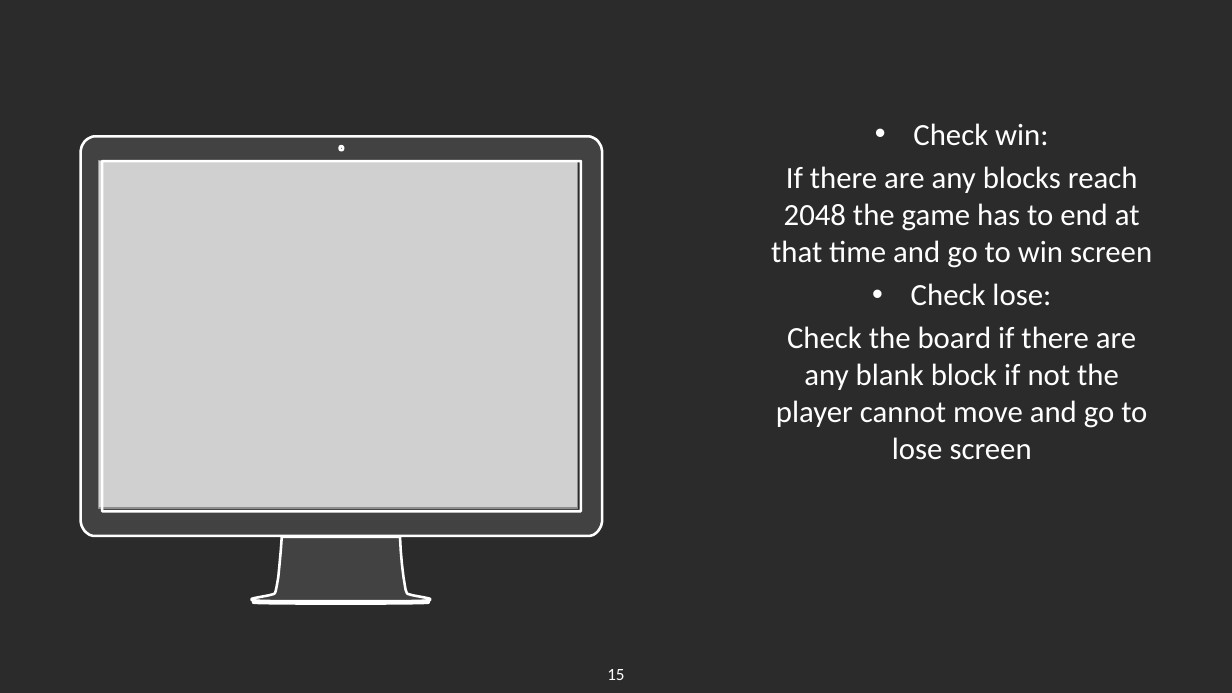
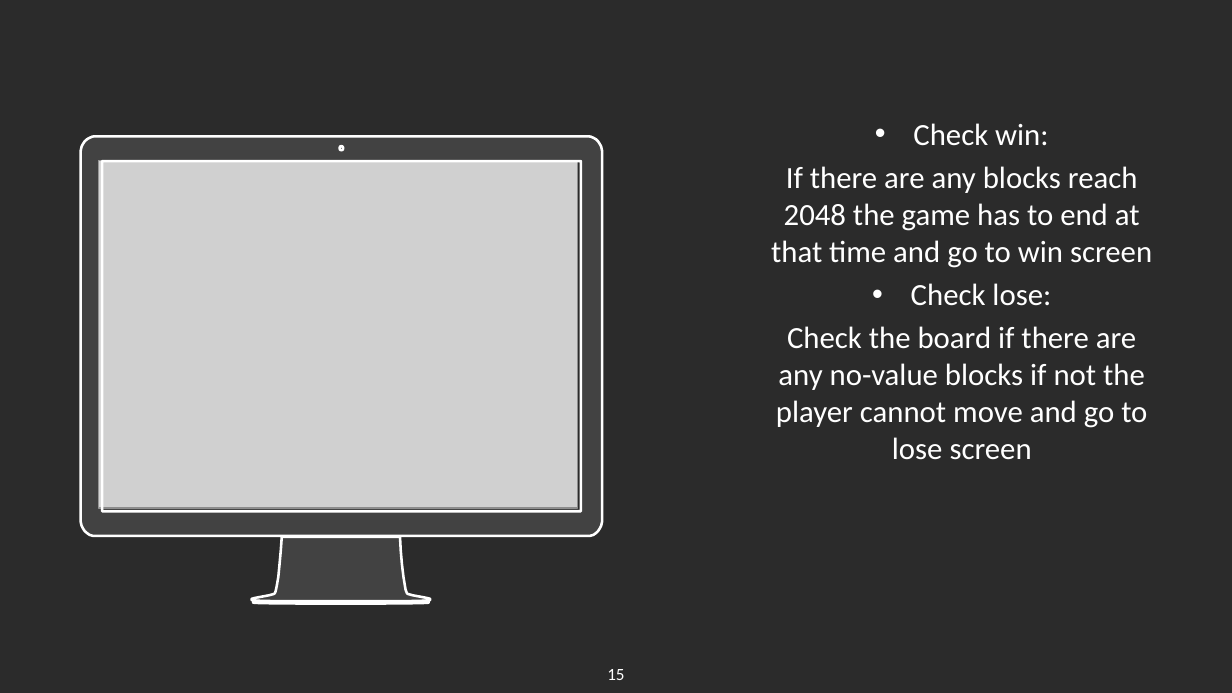
Before and after one commit to serema12/2048-Game, a slide deck: slide 15 of DSA_Presentation.pptx. Drawn at 1232x693 pixels with LibreOffice and Linux fonts; fonts in the diff are those of the drawing; grey boxes stand for pictures; background and template pictures are left out; a plain dark background stands for a picture behind light text. Boxes give left, top, right and bottom in pixels: in the first picture for what was removed or moved away, otherwise in the second. Text is boxed around its words. In the diff, an @@ line names an element or a change of style, - is before the commit and + after.

```diff
--- a/DSA_Presentation.pptx
+++ b/DSA_Presentation.pptx
@@ text at (x1=776, y1=326, x2=1147, y2=460): text changed @@
-Check the board if there are any blank block if not the player cannot move and go to lose screen
+Check the board if there are any no-value blocks if not the player cannot move and go to lose screen
```
Also in this commit, not shown: 3 other slides changed, 1 slide added, 1 slide removed.
